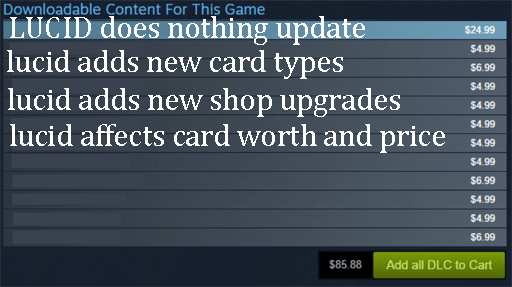
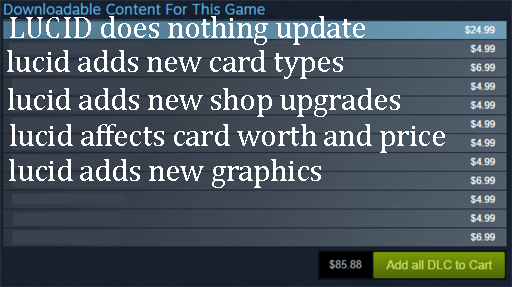
Layered file, before and after one edit (512 x 287). Changes by layer:
added layer "lucid adds new graphics" above "lucid affects card worth and price" over (9, 159, 321, 188)
